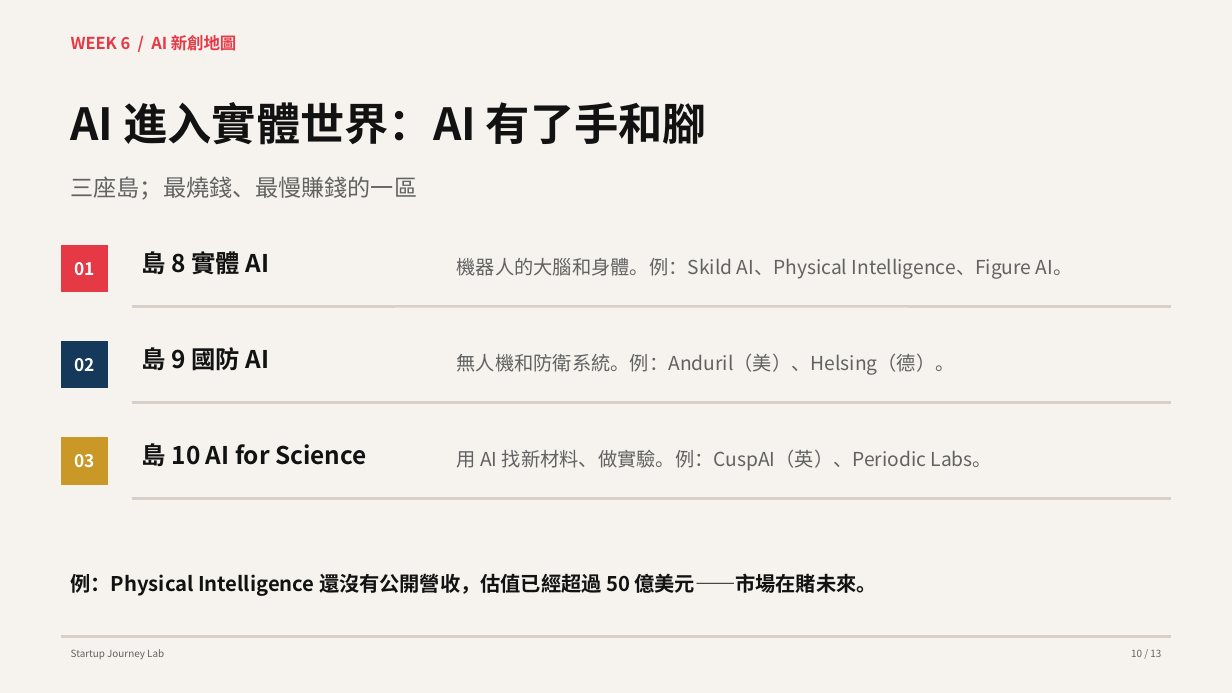
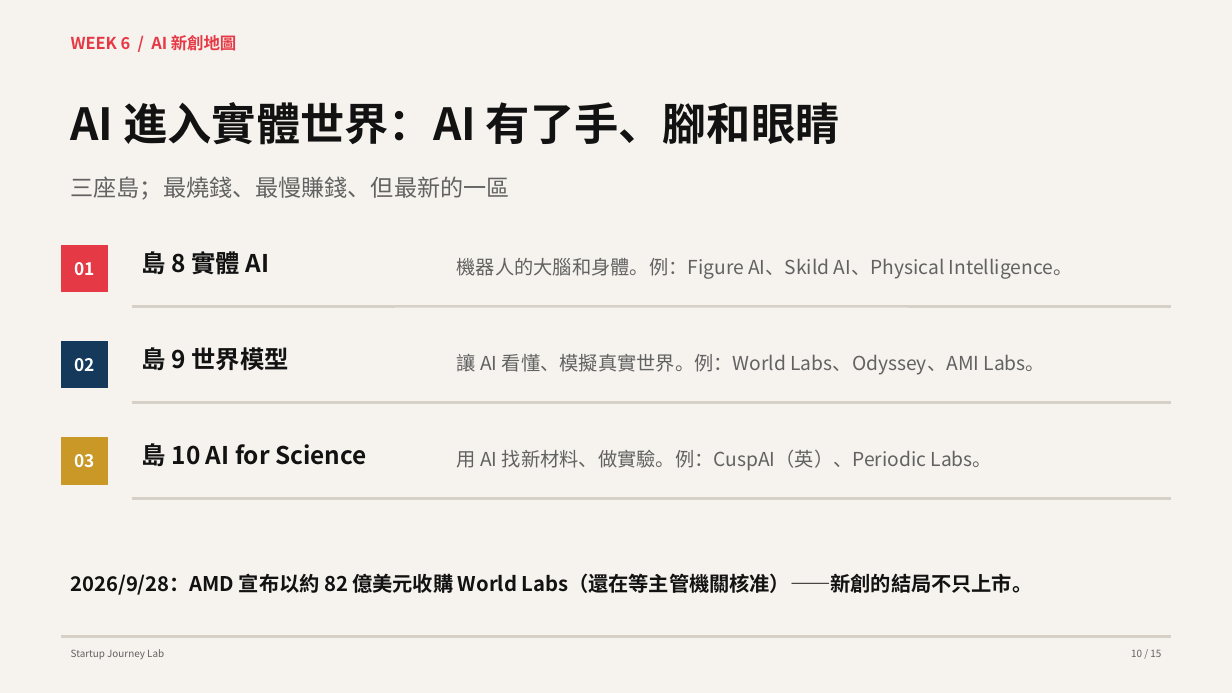
Before and after one commit to hpyuan1220/startup-journey-lab-app, a slide deck: slide 10 of materials/Week6_教學簡報.pptx. Drawn at 1232x693 pixels with LibreOffice and Linux fonts; fonts in the diff are those of the drawing. Boxes give left, top, right and bottom in pixels: in the first picture for what was removed or moved away, otherwise in the second. Text is boxed around its words. In the diff, an @@ line names an element or a change of style, - is before the commit and + after.

```diff
--- a/materials/Week6_教學簡報.pptx
+++ b/materials/Week6_教學簡報.pptx
@@ text at [71,102,840,145]: text changed @@
-AI 進入實體世界：AI 有了手和腳
+AI 進入實體世界：AI 有了手、腳和眼睛
@@ text at [71,176,510,200]: text changed @@
-三座島；最燒錢、最慢賺錢的一區
+三座島；最燒錢、最慢賺錢、但最新的一區
@@ text at [457,258,1073,279]: text changed @@
-機器人的大腦和身體。例：Skild AI、Physical Intelligence、Figure AI。
+機器人的大腦和身體。例：Figure AI、Skild AI、Physical Intelligence。
@@ text at [142,347,289,370]: text changed @@
-島 9 國防 AI
+島 9 世界模型
@@ text at [457,354,1045,375]: text changed @@
-無人機和防衛系統。例：Anduril（美）、Helsing（德）。
+讓 AI 看懂、模擬真實世界。例：World Labs、Odyssey、AMI Labs。
@@ text at [71,573,1033,595]: text changed @@
-例：Physical Intelligence 還沒有公開營收，估值已經超過 50 億美元——市場在賭未來。
+2026/9/28：AMD 宣布以約 82 億美元收購 World Labs（還在等主管機關核准）——新創的結局不只上市。
```
Also in this commit, not shown: 12 other slides changed, 2 slides added, 4 other files.
